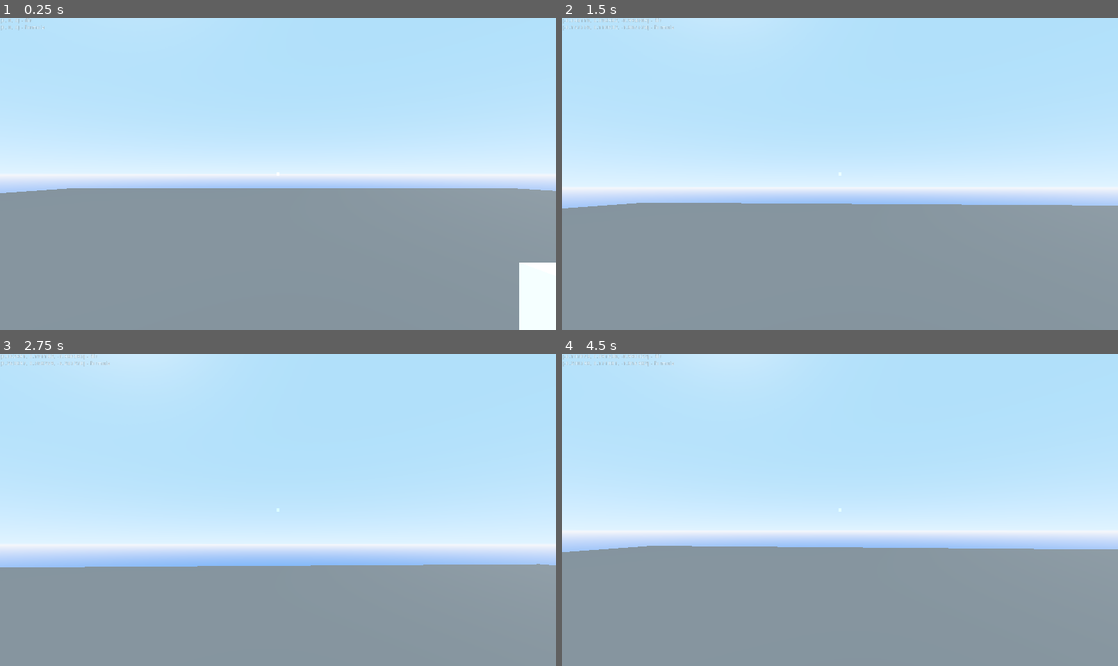
Above: before the commit, frames 1-4 (two rows, left to right).
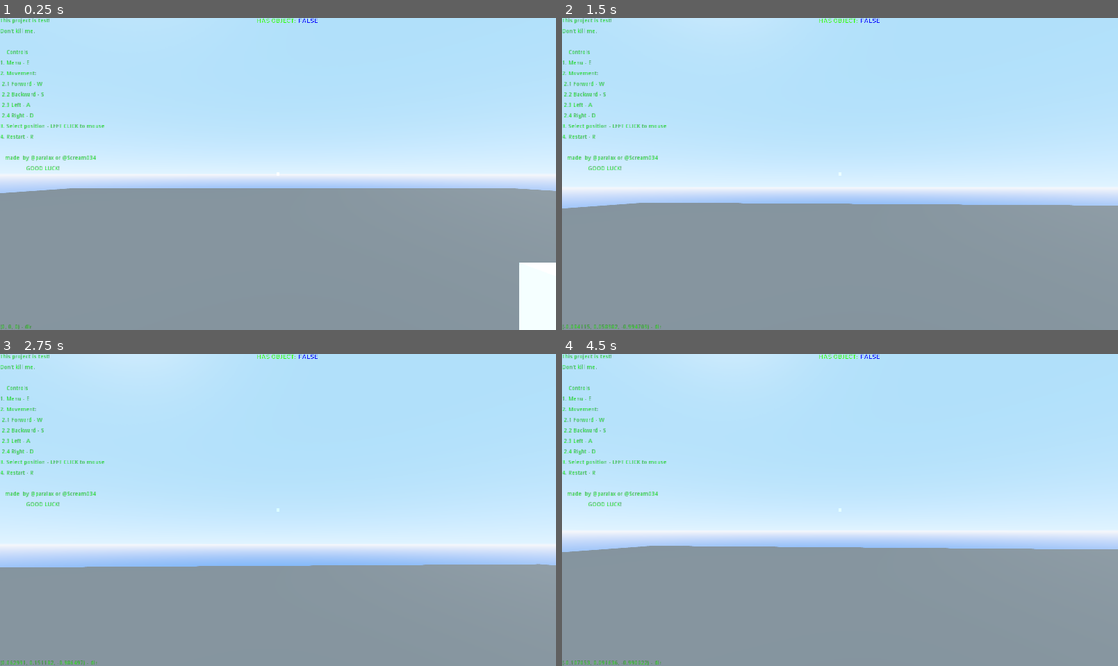
Above: after the commit, the same moments.

Repository: Scream034/Test3d
Game: Godot game, scene res://map.tscn
The game is run twice, just before and just after one commit, with the same random seed, the same clock (stepped at 60 frames per second) and the same inputs.
Inputs (mouse positions are in pixels of both pictures, inside the frame that each line leads up to):
- Up to frame 1 (0.25 s): no input
- Up to frame 2 (1.5 s): tap Enter at 0.5 s; move the mouse to (867, 174) at 0.52 s; press the mouse at (867, 174) at 0.53 s; hold W (move_forward) from 0.53 s (still down); move the mouse to (812, 174) at 1.27 s; release the mouse at (812, 174) at 1.28 s; tap X (move_switch) at 1.35 s
- Up to frame 3 (2.75 s): keep holding W (move_forward); click (250, 510) at 1.52 s; click (250, 510) at 1.55 s; click (250, 510) at 1.82 s; move the mouse to (289, 503) at 2.02 s; press the mouse at (289, 503) at 2.03 s
- Up to frame 4 (4.5 s): keep holding W (move_forward); move the mouse to (834, 516) at 2.77 s; release the mouse at (834, 516) at 2.78 s; tap X (move_switch) at 2.85, 4.35 s; click (834, 516) at 3.02 s; click (834, 516) at 3.05 s; click (834, 516) at 3.32 s; tap R (restart) at 3.5 s; move the mouse to (878, 513) at 3.52 s; press the mouse at (878, 513) at 3.53 s; move the mouse to (795, 506) at 4.27 s; release the mouse at (795, 506) at 4.28 s

The runs differ from the first frame. In frame 1, 0.8% of the frame differs, in the area x 0-100%, y 0-100%; in frame 2, 1.0%, in the area x 0-92%, y 0-100%; in frame 3, 1.0%; in frame 4, 1.0%.

Commit message:
Fix bags and new function!
Beta

Diff:
--- a/Camera.gd
+++ b/Camera.gd
@@ -1,4 +1,6 @@
 extends Camera
+
+var is_menu = false
 
 export var mouse_position: Vector2
 export var dir: Vector3
@@ -21,6 +23,8 @@
 onready var move = KinematicBody.new()
 export var move_vel: Vector3
 
+# for create cube
+export var cast: Vector3
 
 
 func _process(delta):
@@ -28,12 +32,13 @@
 	mouse_position.y = clamp(mouse_position.y, -1150, 1150)
 
 	# fire
-	if Input.is_action_pressed("ui_select"):
+	if Input.is_action_pressed("ui_select") and !is_menu:
 		if timer_recoil.is_stopped():
 			timer_recoil.start(0.24)
 		mouse_position = lerp(mouse_position, Vector2(mouse_position.x + mouse_position_recoil, mouse_position.y - 4.5), 0.23)
 
 		if raycast.get_collider():
+			cast = raycast.get_collision_point()
 			if timer_fire.is_stopped():
 				timer_fire.start(rand_range(0.07, 0.13))
 	else:
@@ -63,7 +68,9 @@
 		translation += dir * speed * delta
 		move.transform.origin = transform.origin
 	else:
-		get_parent().add_child(move)
+		if !get_parent().has_node("@@3"): # @ - parent
+			get_parent().add_child(move)
+
 
 		if dir.length() > 0.94:
 			dir /= dir.length()
--- a/Control.gd
+++ b/Control.gd
@@ -1,7 +1,10 @@
 extends Control
 
 
-var pressed = false
+var pressed: bool
+# cube
+var is_create_cube: bool
+var cube = null
 export var cast: Vector3
 export var cast_global: Vector3
 
@@ -9,18 +12,23 @@
 onready var menu_button_cube = get_parent().get_node("menu/bg/type_obj/cube")
 onready var menu_button_floor = get_parent().get_node("menu/bg/type_obj/floor")
 onready var raycast = get_parent().get_node("RayCast")
+onready var camera = get_parent()
 
 
 # cube
-onready var cube_new = MeshInstance.new()
+onready var cube_new = preload("res://cube.tscn")
+
+
 
 func _physics_process(delta):
 	if Input.is_action_just_pressed("create_menu"):
 		pressed = true if !pressed else false
 	if pressed:
+		camera.is_menu = true
 		get_parent().get_node("menu").visible = true
 		Input.set_mouse_mode(Input.MOUSE_MODE_VISIBLE)
 	else:
+		camera.is_menu = false
 		get_parent().get_node("menu").visible = false
 		Input.set_mouse_mode(Input.MOUSE_MODE_CAPTURED)
 
@@ -40,6 +48,22 @@
 	if Input.is_action_just_pressed("restart"):
 		get_tree().reload_current_scene()
 
+	# for create
+	if is_create_cube:
+		if Input.is_action_just_pressed("ui_select") and raycast.get_collider():
+			cube.transform.origin = camera.cast
+			print(cube)
+		elif Input.is_action_just_pressed("ui_exit"):
+			is_create_cube = false
+
+	$check/check2.text = 'true' if is_create_cube else 'false'
+	if is_create_cube:
+		$check/check2.add_color_override("font_color", ColorN('red', 1.0))
+	else:
+		$check/check2.add_color_override("font_color", ColorN('blue', 1.0))
+
+
+
 func _ready():
 	Input.set_mouse_mode(Input.MOUSE_MODE_CAPTURED)
 	# signals
@@ -47,8 +71,7 @@
 
 
 func set_cube():
-	var cube = menu_button_cube
+	cube = cube_new.instance()
 	pressed = false
-	get_parent().get_parent().add_child(cube_new)
-	if raycast.get_collider():
-		get_parent().get_parent().get_node("cube").transform.origin = cast_global
+	is_create_cube = true
+	get_node("/root").add_child(cube)
--- /dev/null
+++ b/cube.tscn
@@ -0,0 +1,7 @@
+[gd_scene load_steps=2 format=2]
+
+[sub_resource type="CubeMesh" id=1]
+
+[node name="cube" type="MeshInstance"]
+mesh = SubResource( 1 )
+material/0 = null
--- a/death_bullet.gd
+++ b/death_bullet.gd
@@ -2,7 +2,7 @@
 
 func _ready():
 	$timer.start(rand_range(0.8, 4))
-	$timer.connect("timeout", self, "_death")
+	$timer.connect("timeout", self, "_Death")
 
-func _death():
+func _Death():
 	queue_free()
--- /dev/null
+++ b/global.gd
@@ -0,0 +1,31 @@
+extends Node
+
+const gravity = 14.2
+const acceleration = 2.25
+
+export var gravity_strenglth = 0
+
+func _custom_physics(object, bullet, player, weight, DELTA, output):
+	# enable - true and false
+	# object - it node
+	# bullet - if is bullet, aber?
+	# player - understand
+	# weight - do easy
+	# DELTA - delta
+
+	var SELF = object
+	gravity_strenglth += ((weight * 2) / (PI + PI)) * (DELTA / 2)
+	if bullet:
+		SELF.translation += -SELF.global_transform.basis.z * SELF.speed * DELTA
+		SELF.translation.y -= (weight * DELTA) / (gravity + gravity_strenglth + SELF.speed) * DELTA / 3
+		if output:
+			print((weight * gravity / gravity_strenglth) * DELTA)
+		if SELF.transform.origin.y < -1.1567:
+			SELF.queue_free()
+	if !bullet and !SELF.is_on_floor():
+		if player:
+			SELF.vel.y -= (gravity_strenglth + gravity) * DELTA
+		else:
+			SELF.transform.origin.y -= (gravity_strenglth + gravity) * DELTA
+	else:
+		gravity_strenglth = 0
--- /dev/null
+++ b/global.tscn
@@ -0,0 +1,6 @@
+[gd_scene load_steps=2 format=2]
+
+[ext_resource path="res://global.gd" type="Script" id=1]
+
+[node name="global" type="Node"]
+script = ExtResource( 1 )
--- a/map.tscn
+++ b/map.tscn
@@ -1,6 +1,7 @@
-[gd_scene load_steps=7 format=2]
+[gd_scene load_steps=9 format=2]
 
 [ext_resource path="res://Camera.gd" type="Script" id=1]
+[ext_resource path="res://Leto_text_normal.tres" type="DynamicFont" id=2]
 [ext_resource path="res://Control.gd" type="Script" id=3]
 [ext_resource path="res://menu.tscn" type="PackedScene" id=4]
 
@@ -10,6 +11,30 @@
 render_priority = 1
 blend_mode = 1
 light_mode = 2
+
+[sub_resource type="GDScript" id=6]
+script/source = "extends RichTextLabel
+
+var is_visible = true
+var alpha: float
+
+func _physics_process(delta):
+	if !is_visible:
+		alpha -= 0.004 if alpha > 0 else 0
+		add_color_override(\"default_color\", ColorN('lime', alpha))
+	if alpha <= 0:
+		queue_free()
+
+func _ready():
+	alpha = 1
+	$timer.start(4.24)
+	add_color_override(\"default_color\", ColorN('lime', alpha))
+	$timer.connect(\"timeout\", self, \"set_visible\", [false])
+
+func set_visible(_visible):
+	is_visible = _visible
+
+"
 
 [sub_resource type="SpatialMaterial" id=5]
 flags_transparent = true
@@ -40,8 +65,31 @@
 script = ExtResource( 3 )
 
 [node name="Label" type="Label" parent="Camera/Control"]
+anchor_top = 1.0
+anchor_bottom = 1.0
+margin_top = -14.0
 margin_right = 40.0
-margin_bottom = 14.0
+custom_colors/font_color = Color( 0.113725, 1, 0, 1 )
+
+[node name="check" type="Label" parent="Camera/Control"]
+anchor_right = 1.0
+margin_bottom = 16.0
+custom_colors/font_color = Color( 0.172549, 1, 0, 1 )
+custom_fonts/font = ExtResource( 2 )
+text = "has object:  "
+align = 1
+uppercase = true
+
+[node name="check2" type="Label" parent="Camera/Control/check"]
+anchor_right = 1.0
+margin_left = 74.0
+margin_right = 74.0
+margin_bottom = 16.0
+custom_colors/font_color = Color( 1, 0, 0.294118, 1 )
+custom_fonts/font = ExtResource( 2 )
+text = "false"
+align = 1
+uppercase = true
 
 [node name="crosshair" type="ColorRect" parent="Camera/Control"]
 material = SubResource( 4 )
@@ -54,6 +102,32 @@
 margin_right = 4.0
 margin_bottom = 4.0
 color = Color( 0.231373, 0.784314, 0.317647, 0.423529 )
+
+[node name="info" type="RichTextLabel" parent="Camera/Control"]
+anchor_bottom = 1.0
+margin_right = 266.0
+custom_constants/line_separation = 12
+text = "This project is test!
+Don't kill me.
+
+	Controls
+1. Menu - E
+2. Movement:
+ 2.1 Forward - W
+ 2.2 Backward - S
+ 2.3 Left - A
+ 2.4 Right - D
+3. Select position - LEFT CLICK to mouse
+4. Restart - R
+
+   made  by @paralax or @Scream034
+				GOOD LUCK!
+
+"
+scroll_active = false
+script = SubResource( 6 )
+
+[node name="timer" type="Timer" parent="Camera/Control/info"]
 
 [node name="menu" parent="Camera" instance=ExtResource( 4 )]
 
--- a/menu.tscn
+++ b/menu.tscn
@@ -1,4 +1,6 @@
-[gd_scene format=2]
+[gd_scene load_steps=2 format=2]
+
+[ext_resource path="res://theme_button.tres" type="Theme" id=1]
 
 [node name="menu" type="Control"]
 anchor_right = 1.0
@@ -24,9 +26,13 @@
 margin_right = 320.0
 margin_bottom = 158.0
 size_flags_vertical = 3
+theme = ExtResource( 1 )
+text = "CUBE"
 
 [node name="floor" type="Button" parent="bg/type_obj"]
 margin_top = 162.0
 margin_right = 320.0
 margin_bottom = 320.0
 size_flags_vertical = 3
+theme = ExtResource( 1 )
+text = "FLOOR DON'T WORK"
--- a/project.godot
+++ b/project.godot
@@ -14,6 +14,10 @@
 config/description="made by Scream or pralax!"
 run/main_scene="res://map.tscn"
 config/icon="res://icon.png"
+
+[autoload]
+
+general="*res://global.tscn"
 
 [display]
 
@@ -82,6 +86,11 @@
 "events": [ Object(InputEventKey,"resource_local_to_scene":false,"resource_name":"","device":0,"alt":false,"shift":false,"control":false,"meta":false,"command":false,"pressed":false,"scancode":32,"physical_scancode":0,"unicode":0,"echo":false,"script":null)
  ]
 }
+ui_exit={
+"deadzone": 0.5,
+"events": [ Object(InputEventKey,"resource_local_to_scene":false,"resource_name":"","device":0,"alt":false,"shift":false,"control":false,"meta":false,"command":false,"pressed":false,"scancode":16777217,"physical_scancode":0,"unicode":0,"echo":false,"script":null)
+ ]
+}
 
 [physics]
 
@@ -89,5 +98,15 @@
 
 [rendering]
 
-quality/filters/anisotropic_filter_level=6
+threads/thread_model=2
+quality/shadows/filter_mode=2
+quality/shadows/filter_mode.mobile=2
+quality/reflections/texture_array_reflections.mobile=true
+quality/reflections/high_quality_ggx.mobile=true
+quality/shading/use_physical_light_attenuation=true
+quality/filters/anisotropic_filter_level=8
+quality/subsurface_scattering/quality=2
+quality/subsurface_scattering/scale=2
+environment/default_clear_color=Color( 0.25098, 0.25098, 0.25098, 1 )
+quality/filters/use_fxaa=true
 environment/default_environment="res://default_env.tres"
